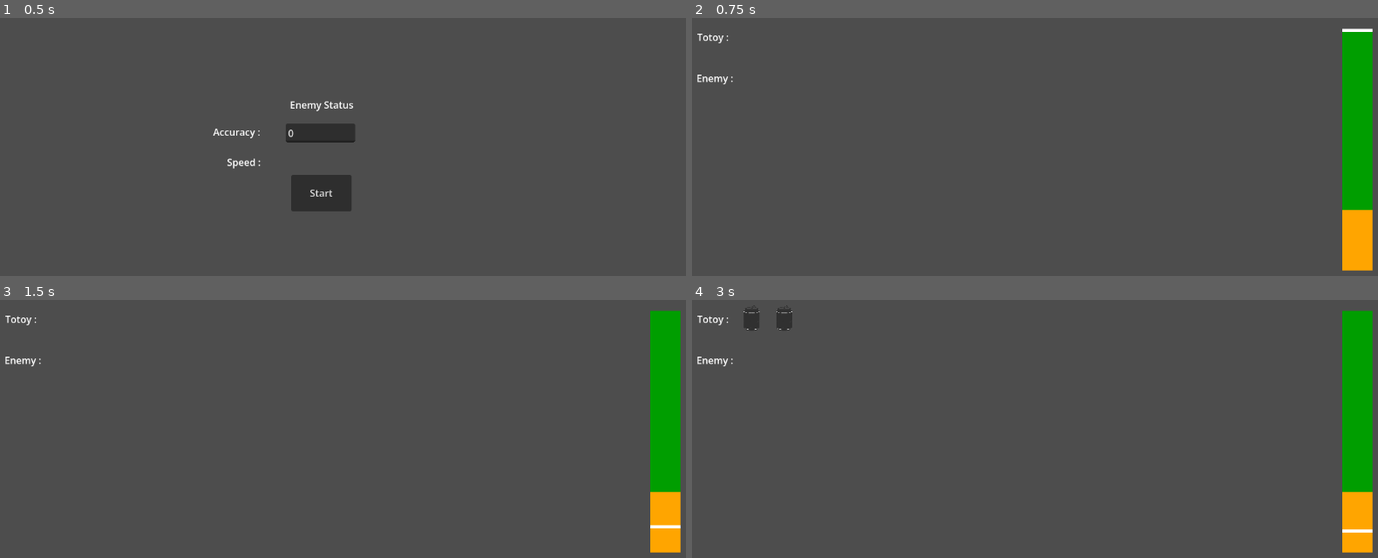
Above: before the commit, frames 1-4 (two rows, left to right).
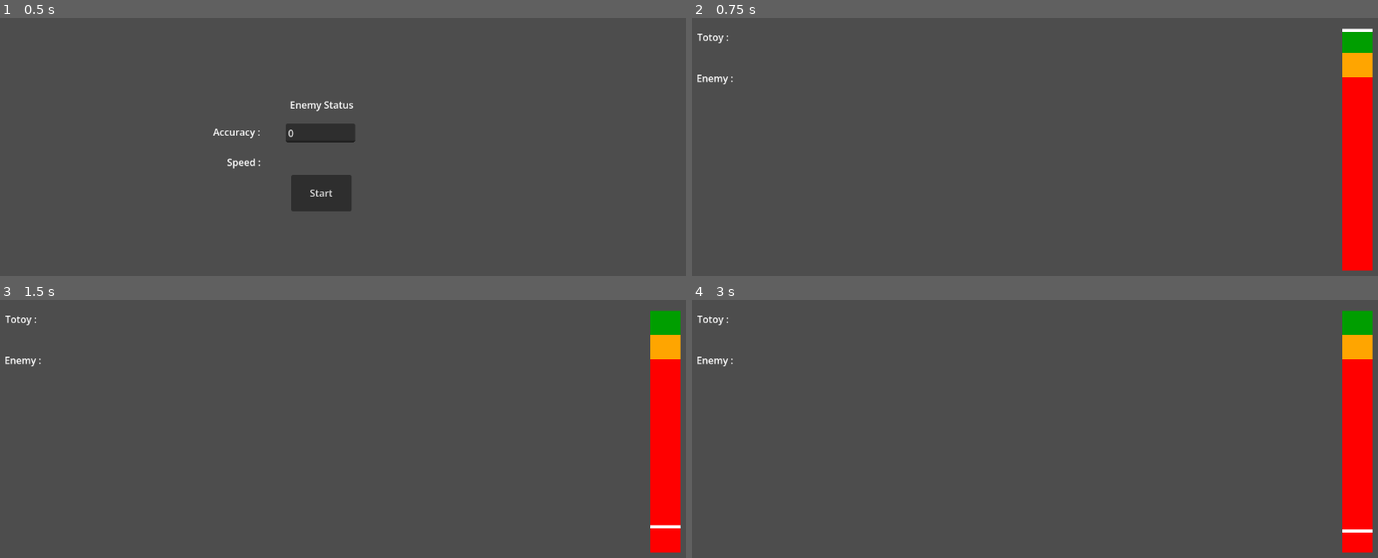
Above: after the commit, the same moments.

Repository: TuwonXD/Kalye404
Game: Godot game, scene res://menu.tscn
The game is run twice, just before and just after one commit, with the same random seed, the same clock (stepped at 60 frames per second) and the same inputs.
Inputs:
- Up to frame 1 (0.5 s): no input
- Up to frame 2 (0.75 s): click "Start" at 0.5 s
- Up to frame 3 (1.5 s): tap Enter at 1.25 s; hold Space (StopArrow) from 1.28 s (still down)
- Up to frame 4 (3 s): release Space (StopArrow) at 2.03 s; tap Space (StopArrow) at 2.1 s; hold Space (StopArrow) from 2.78 s (still down)

Frame 1 is identical in both runs. In frame 2, 3.8% of the frame differs, in the area x 94-100%, y 13-98%; in frame 3, 3.7%; in frame 4, 4.0%, in the area x 7-100%, y 2-98%.

Commit message:
transferred away unnecessary codes from power_bar script

Diff:
--- a/game/features/tumbang-preso/menu.gd
+++ b/game/features/tumbang-preso/menu.gd
@@ -22,12 +22,10 @@
 		return
 
 	var next_scene = packed_scene.instantiate()
+	next_scene.setup(_read_enemy_accuracy())
 
 	get_tree().root.add_child(next_scene)
 	get_tree().current_scene = next_scene
-
-	var power_bar = next_scene.get_node("PowerBar")
-	power_bar.apply_enemy_accuracy(_read_enemy_accuracy())
 
 	queue_free()
 
--- a/game/features/tumbang-preso/power_bar.gd
+++ b/game/features/tumbang-preso/power_bar.gd
@@ -2,7 +2,6 @@
 
 @export var bar_width: float = 50.0
 @export var bar_height: float = 400.0
-@export var enemy_accuracy: int = 100
 
 # pixels per second
 @export var arrow_speed: float = 200.0
@@ -46,30 +45,10 @@
 var score: int = 0
 
 
-func apply_enemy_accuracy(accuracy: int) -> void:
-	enemy_accuracy = 100 - accuracy
-	var enemy_accuracy_float := 100.0 - float(accuracy)
-
-	var halfOfOrange := (enemy_accuracy_float / 2.0) / 2.0
-
-	var green_zone_end := (enemy_accuracy_float - halfOfOrange) / 100
-	var orange_zone_end := (green_zone_end * 100 + (halfOfOrange * 2)) / 100
-
-	green_zone_end = clampf(green_zone_end, 0.0, 1.0)
-	orange_zone_end = clampf(orange_zone_end, green_zone_end, 1.0)
-
-	if is_equal_approx(green_zone_end, 0.0):
-		green_zone_end = 0.05
-		orange_zone_end = 0.1
-
-	min_zone = Vector2(0.0, green_zone_end)
-	mid_zone = Vector2(green_zone_end, orange_zone_end)
+func set_zone_ranges(green_zone_end: float, orange_zone_end: float) -> void:
+	min_zone = Vector2(0.0, clampf(green_zone_end, 0.0, 1.0))
+	mid_zone = Vector2(min_zone.y, clampf(orange_zone_end, min_zone.y, 1.0))
 	max_zone = Vector2(mid_zone.y, 1.0)
-
-	print("green zone: 0 to ", green_zone_end)
-	print("orange zone: ", green_zone_end, " to ", orange_zone_end)
-	print("red zone: ", mid_zone.y, " to 1")
-
 	_update_zone_visuals()
 
 # Called when the node enters the scene tree for the first time.
@@ -88,7 +67,7 @@
 	red_zone.size = Vector2(bar_width, bar_height * (max_zone.y - max_zone.x))
 
 	arrow.position = Vector2.ZERO
-	apply_enemy_accuracy(enemy_accuracy)
+	_update_zone_visuals()
 
 
 
--- /dev/null
+++ b/game/features/tumbang-preso/tumbang_preso.gd
@@ -0,0 +1,46 @@
+extends Node2D
+
+var enemy_accuracy: int = 0
+
+@onready var power_bar = $PowerBar
+
+
+# Called when the node enters the scene tree for the first time.
+func _ready() -> void:
+	# _apply_enemy_accuracy(enemy_accuracy)
+	power_bar.set_zone_ranges(0.1, 0.2)
+
+
+func setup(accuracy: int) -> void:
+	enemy_accuracy = clampi(accuracy, 0, 100)
+	if is_node_ready():
+		power_bar.set_zone_ranges(0.5, 0.6)
+		# _apply_enemy_accuracy(enemy_accuracy)
+
+# func apply_enemy_accuracy(accuracy: int) -> void:
+#	enemy_accuracy = 100 - accuracy
+#	var enemy_accuracy_float := 100.0 - float(accuracy)
+
+#	var halfOfOrange := (enemy_accuracy_float / 2.0) / 2.0
+
+#	var green_zone_end := (enemy_accuracy_float - halfOfOrange) / 100
+#	var orange_zone_end := (green_zone_end * 100 + (halfOfOrange * 2)) / 100
+
+#	green_zone_end = clampf(green_zone_end, 0.0, 1.0)
+#	orange_zone_end = clampf(orange_zone_end, green_zone_end, 1.0)
+
+#	if is_equal_approx(green_zone_end, 0.0):
+#		green_zone_end = 0.05
+#		orange_zone_end = 0.1
+
+func _apply_enemy_accuracy(accuracy: int) -> void:
+	var clamped_accuracy := clampi(accuracy, 0, 100)
+	var green_zone_end := clampf(float(clamped_accuracy) * 0.0075, 0.0, 1.0)
+	var orange_zone_end := clampf(green_zone_end + 0.05, green_zone_end, 1.0)
+
+	power_bar.set_zone_ranges(green_zone_end, orange_zone_end)
+
+
+# Called every frame. 'delta' is the elapsed time since the previous frame.
+func _process(delta: float) -> void:
+	return
--- a/game/features/tumbang-preso/tumbang_preso.tscn
+++ b/game/features/tumbang-preso/tumbang_preso.tscn
@@ -1,9 +1,11 @@
 [gd_scene format=3 uid="uid://bbr3dy5um7abw"]
 
 [ext_resource type="PackedScene" uid="uid://cascibvb802lu" path="res://power_bar.tscn" id="1_gl814"]
+[ext_resource type="Script" uid="uid://bvrog5qlbphhu" path="res://tumbang_preso.gd" id="1_iiiae"]
 [ext_resource type="PackedScene" uid="uid://divalb05tbeer" path="res://ui.tscn" id="1_ui001"]
 
 [node name="TumbangPreso" type="Node2D" unique_id=120766366]
+script = ExtResource("1_iiiae")
 
 [node name="PowerBar" parent="." unique_id=692389063 instance=ExtResource("1_gl814")]
 offset_left = 1077.0
Not shown, added: game/features/tumbang-preso/tumbang_preso.gd.uid
